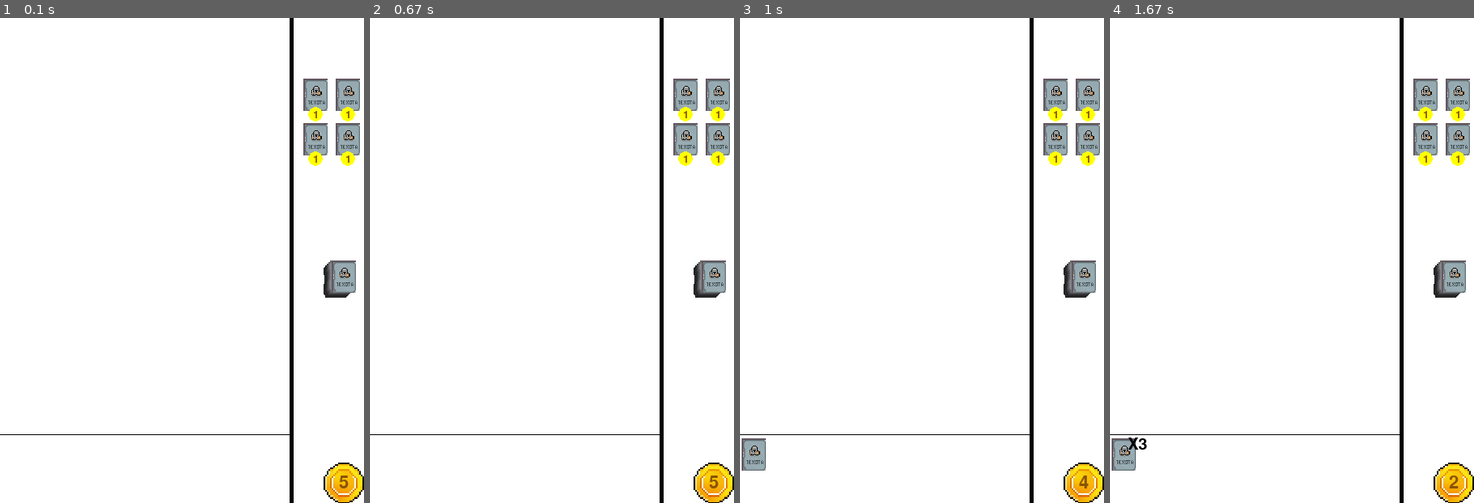
Above: before the commit, frames 1-4 (left to right).
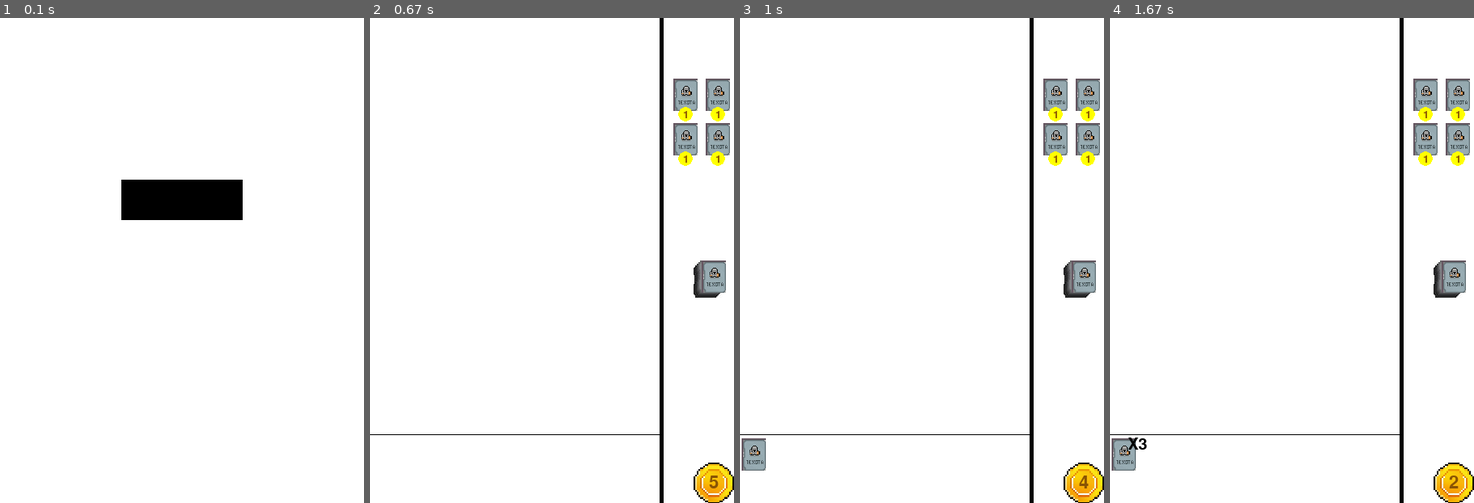
Above: after the commit, the same moments.

Repository: Choriso/PyGame_YL
Game: pygame game, started from main.py
Two runs of this game, one before a commit and one after it. Both use one fixed random seed, a clock stepped at 60 frames per second and the inputs below.
Inputs (mouse positions are in pixels of both pictures, inside the frame that each line leads up to):
- Up to frame 1 (0.1 s): no input
- Up to frame 2 (0.67 s): click (552, 202) at 0.38 s
- Up to frame 3 (1 s): click "1" at 0.72 s
- Up to frame 4 (1.67 s): click "1" at 1.05 s; click "1" at 1.38 s

The runs differ from the first frame. In frame 1, 7.4% of the frame differs, in the area x 0-100%, y 0-100%; in frame 2, nothing differs; in frame 3, nothing differs; in frame 4, nothing differs.

Commit message:
add start screen

Diff:
--- a/main.py
+++ b/main.py
@@ -3,6 +3,7 @@
 from card_cl import Deck
 from goldcoin import GoldCoin
 from hand import Hand
+from startscreen import start_screen
 
 pygame.init()
 size = width, height = 450, 600
@@ -51,6 +52,7 @@
 
 
 running = True
+start_screen()
 game = Game()
 pygame.draw.line(screen, 'black', (360, 0), (360, 600), 5)
 pygame.draw.line(screen, 'black', (0, 515), (360, 515))  # закинуть в рисовалку поля
--- /dev/null
+++ b/startscreen.py
@@ -0,0 +1,23 @@
+import pygame
+import sys
+
+
+def terminate():
+    pygame.quit()
+    sys.exit()
+
+
+def start_screen():
+    size = width, height = 450, 600
+    screen = pygame.display.set_mode(size)
+    screen.fill('white')
+    pygame.draw.rect(screen, 'black', ((150, 200), (150, 50)))
+    while True:
+        for event in pygame.event.get():
+            if event.type == pygame.QUIT:
+                terminate()
+            elif event.type == pygame.KEYDOWN or event.type == pygame.MOUSEBUTTONDOWN:
+                x, y = event.pos
+                if 150 <= x <= 300 and 200 <= y <= 250:
+                    return
+        pygame.display.flip()
